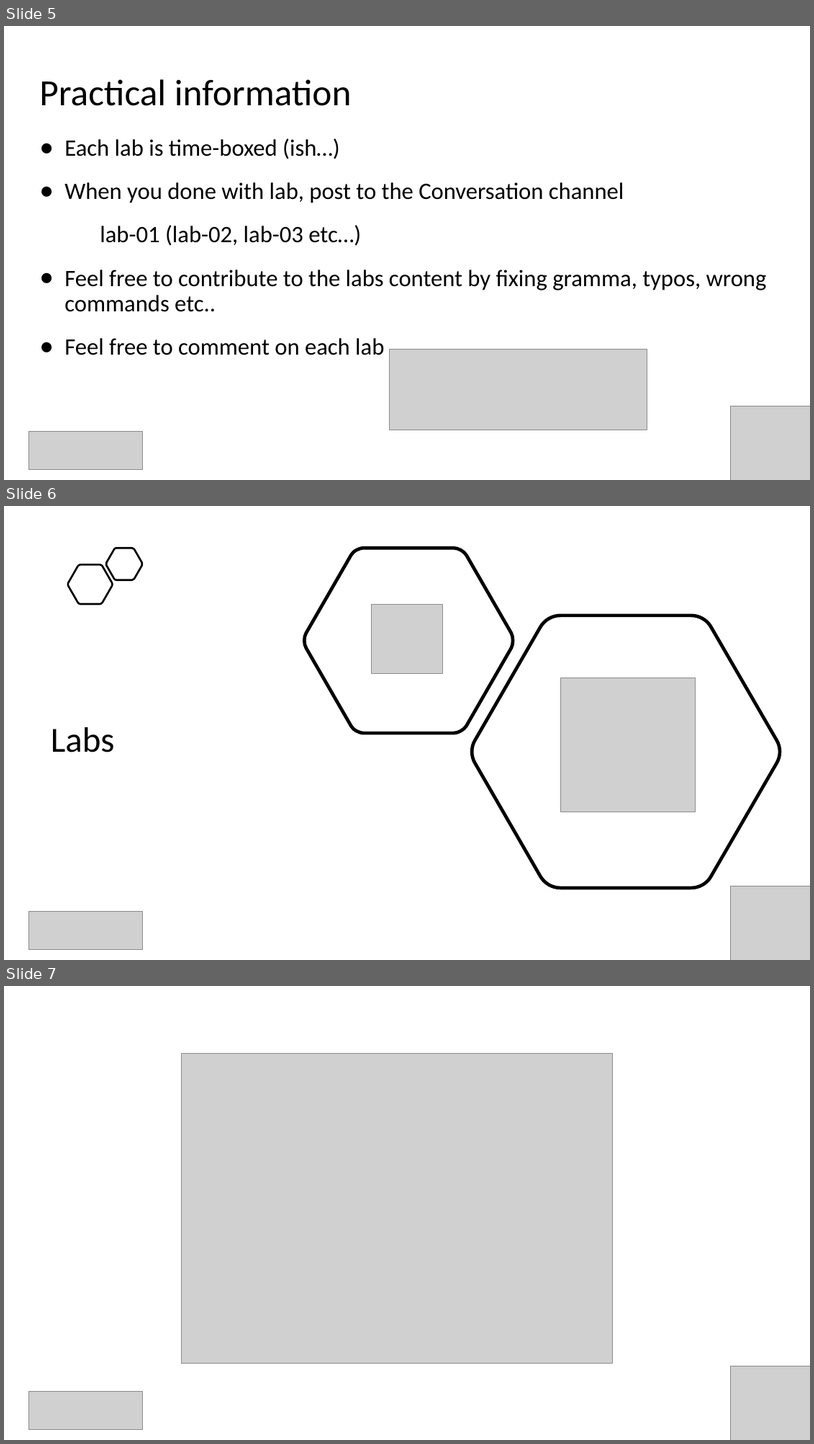
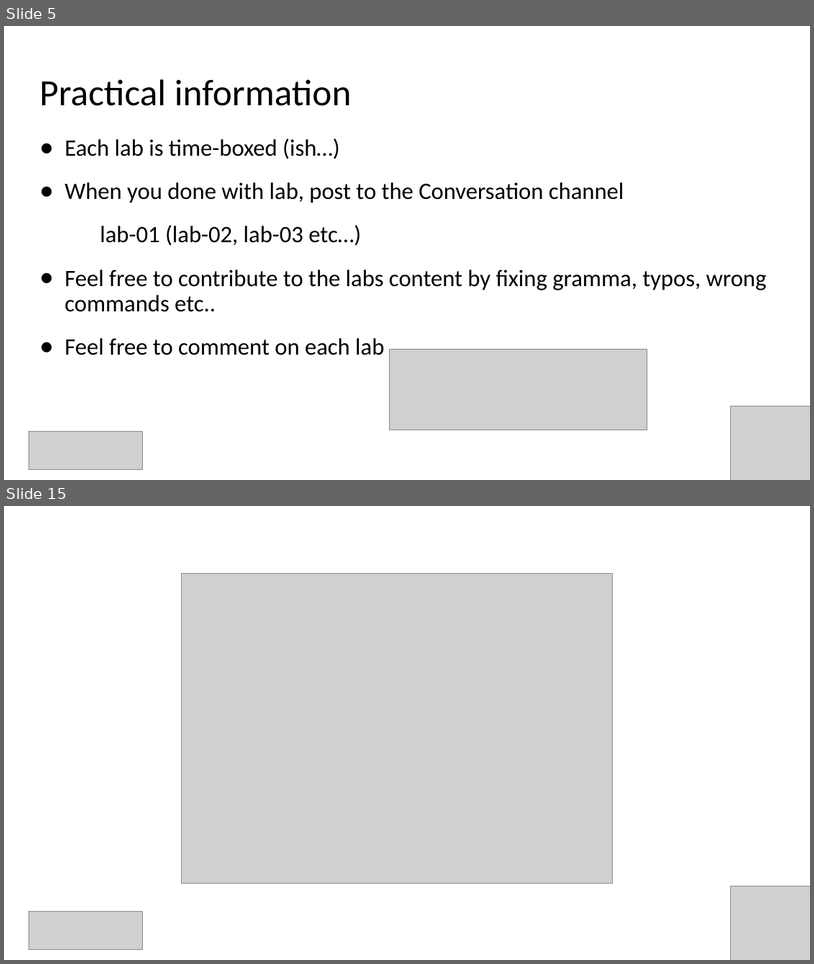
Before and after one commit to evgenyb/aks-workshops, a slide deck: 05-scaling-options-in-aks/slides/scaling-options-for-applications-and-clusters-in-AKS.pptx. Shown one above the other, each under a label of ours: slides 5, 6 and 7 before the commit, slides 5 and 15 after it; the slides between them are not shown. The pictures are 814x1444 and 814x964 pixels, drawn with LibreOffice and Linux fonts; fonts in the diff are those of the drawing; grey boxes stand for pictures. Boxes give left, top, right and bottom in pixels: in the first picture for what was removed or moved away, otherwise in the second. Text is boxed around its words. In the diff, an @@ line names an element or a change of style, - is before the commit and + after.

```diff
--- a/05-scaling-options-in-aks/slides/scaling-options-for-applications-and-clusters-in-AKS.pptx
+++ b/05-scaling-options-in-aks/slides/scaling-options-for-applications-and-clusters-in-AKS.pptx
@@ slide 6 removed at box(4, 506, 810, 960), background #FFFFFF @@
@@ freeform shape removed at box(106, 548, 142, 580) @@
@@ freeform shape removed at box(305, 548, 513, 733) @@
@@ freeform shape removed at box(68, 565, 113, 604) @@
@@ picture removed at box(372, 604, 442, 674) @@
@@ freeform shape removed at box(471, 615, 782, 888) @@
@@ picture removed at box(561, 678, 695, 812) @@
@@ text removed at box(51, 727, 115, 752) @@
-Labs
@@ picture removed at box(731, 885, 810, 960) @@
@@ picture removed at box(28, 911, 142, 949) @@
@@ what was slide 7 is now slide 15 @@
```
Also in this commit, not shown: 9 slides added, 1 other file.
